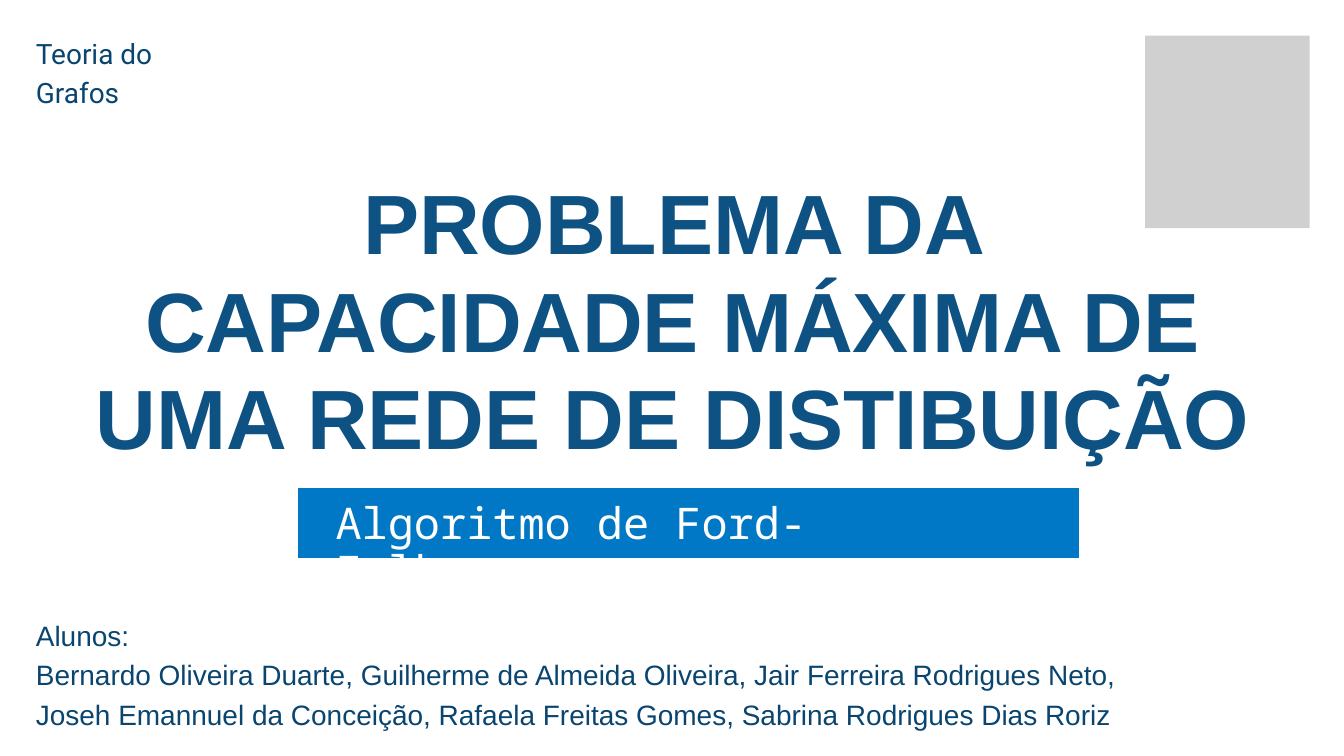
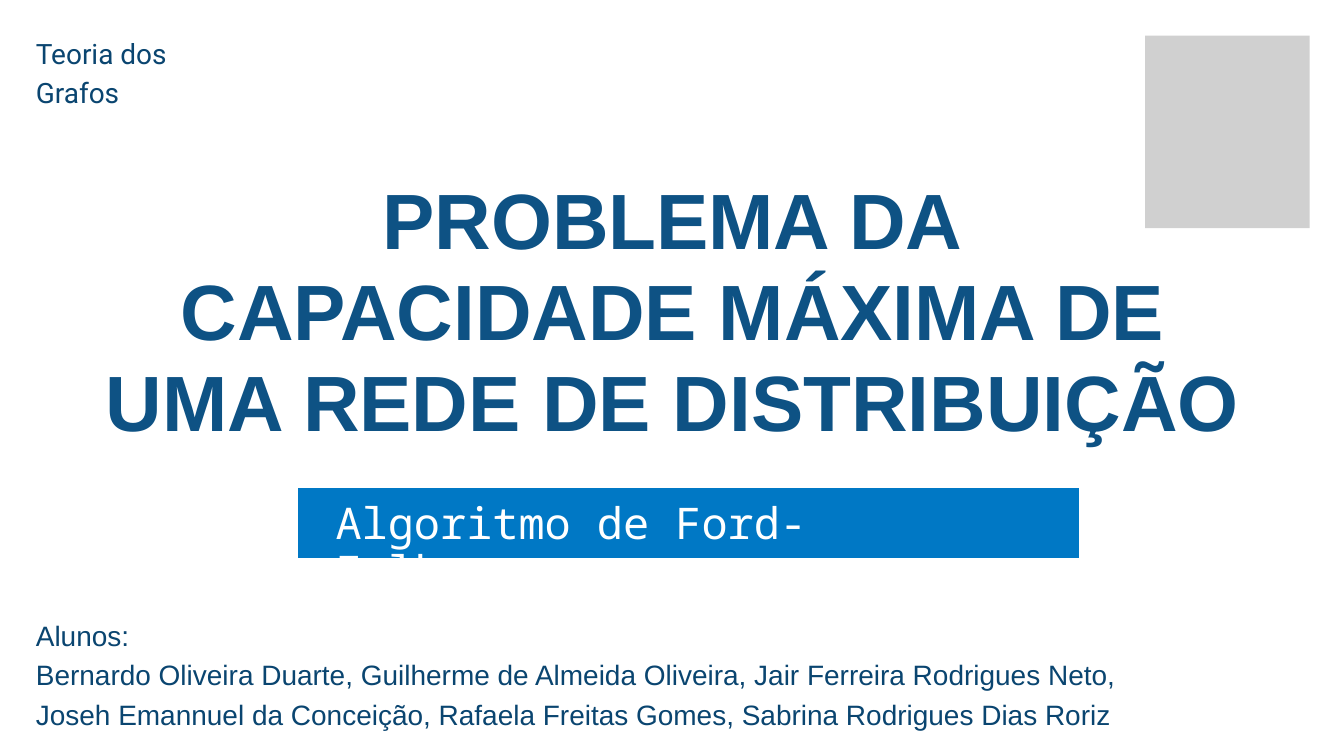
Before and after one commit to jair-ferreira-rodrigues-neto/seminario-grafos, a slide deck: slide 1 of docs/slides/Slides.pptx. Drawn at 1344x756 pixels with LibreOffice and Linux fonts; fonts in the diff are those of the drawing; grey boxes stand for pictures; background and template pictures are left out. Boxes give left, top, right and bottom in pixels: in the first picture for what was removed or moved away, otherwise in the second. Text is boxed around its words. In the diff, an @@ line names an element or a change of style, - is before the commit and + after.

```diff
--- a/docs/slides/Slides.pptx
+++ b/docs/slides/Slides.pptx
@@ text at (36,43,166,104): text changed @@
-Teoria do Grafos
+Teoria dos Grafos
@@ text at (106,194,1239,445): text changed; size 90.1 to 84 pt @@
-PROBLEMA DA CAPACIDADE MÁXIMA DE UMA REDE DE DISTIBUIÇÃO
+PROBLEMA DA
+CAPACIDADE MÁXIMA DE
+UMA REDE DE DISTRIBUIÇÃO
```
Also in this commit, not shown: 14 other slides changed.
